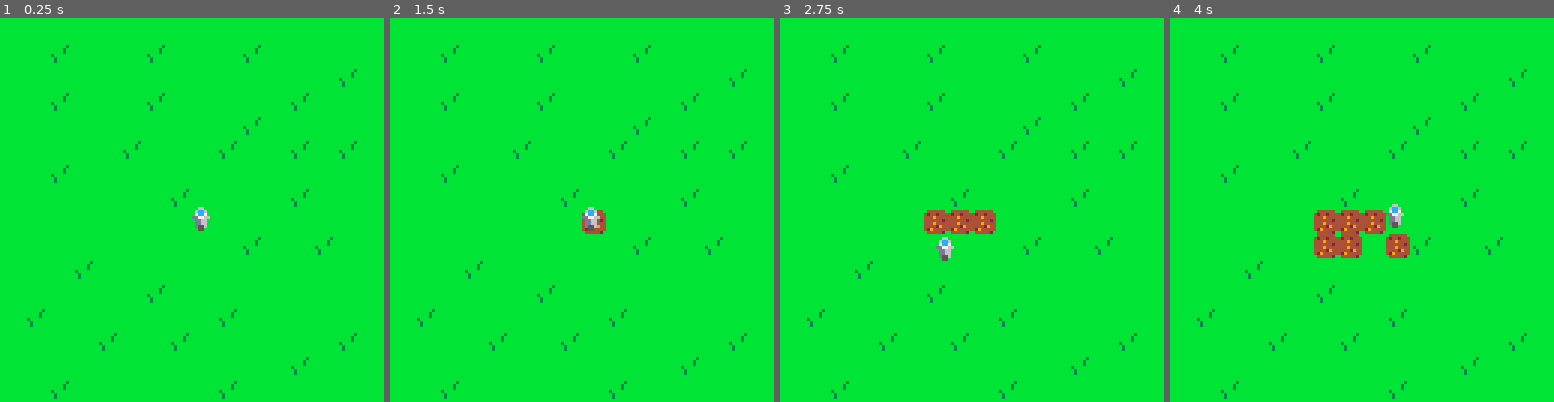
Above: before the commit, frames 1-4 (left to right).
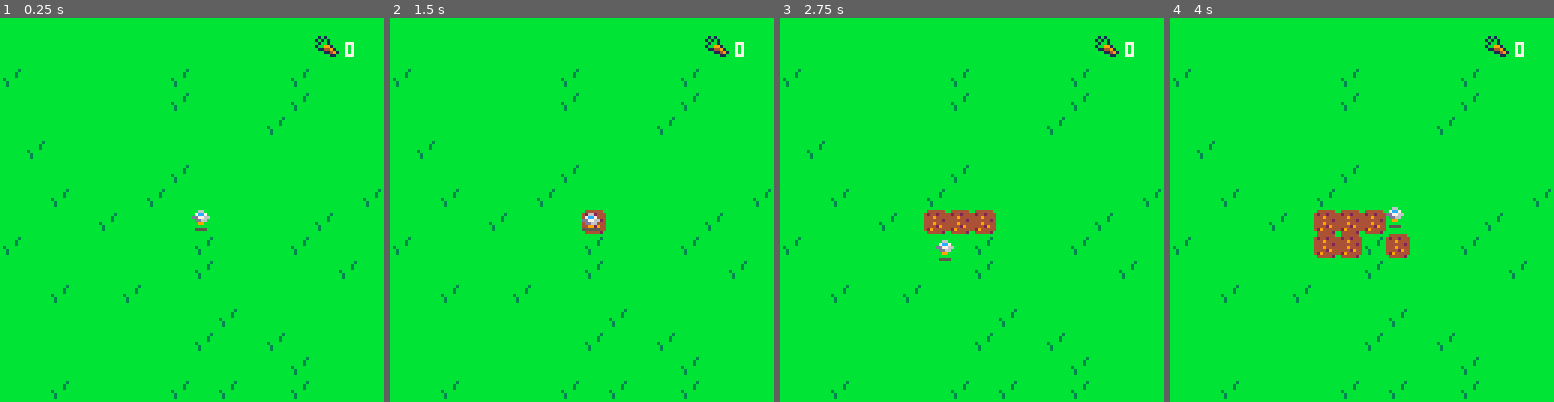
Above: after the commit, the same moments.

Repository: ritasker/SunDropHill
Game: PICO-8 cartridge sundrop_hill.p8
The game is run twice, just before and just after one commit, with the same random seed, the same clock (stepped at 60 frames per second) and the same inputs.
Inputs:
- Up to frame 1 (0.25 s): no input
- Up to frame 2 (1.5 s): tap O (Z key) at 0.33, 0.7, 1.43 s; tap X (X key) at 1.07 s
- Up to frame 3 (2.75 s): hold Left 1.97-2.37 s; tap X (X key) at 2.07, 2.4, 2.73 s; tap O (Z key) at 2.22 s; hold Down from 2.42 s (still down)
- Up to frame 4 (4 s): release Down at 2.82 s; hold Right 2.87-3.53 s; tap X (X key) at 3.07, 3.4, 3.73 s; tap O (Z key) at 3.1, 3.98 s; hold Up from 3.58 s (still down)

The runs differ from the first frame. In frame 1, 2.0% of the frame differs, in the area x 0-100%, y 4-100%; in frame 2, 2.0%; in frame 3, 2.0%; in frame 4, 2.0%.

Commit message:
Add harvesting of carrots and generate map

Diff:
--- a/entities/crops.lua
+++ b/entities/crops.lua
@@ -4,10 +4,6 @@
 end
 
 function ucrops()
-  if btn(❎) then
-    plant_seeds()
-  end
-
   grow_seeds()
   grow_crops()
 end
@@ -26,7 +22,8 @@
         x=s.x,
         y=s.y,
         tig=0,
-        si=300+rnd(300)
+        si=300+rnd(300),
+        grown=false
       })
       del(seeds, s)
     end
@@ -35,27 +32,13 @@
 
 function grow_crops()
   for c in all(crops) do
-    c.tig+=1
+    if c.grown==false then
+      c.tig+=1
 
-    if c.tig>c.si then
-      mset(c.x,c.y,5)
-      del(crops, c)
+      if c.tig>c.si then
+        mset(c.x,c.y,5)
+        c.grown=true
+      end
     end
   end
 end
-
-function plant_seeds()
-  local ptx=flr((plr.x+4)/8)
-  local pty=flr((plr.y+4)/8)
-  local pt=mget(ptx,pty)
-
-  if pt==0 or pt==1 or pt==2 then
-   mset(ptx,pty,3)
-   add(seeds,{
-    x=ptx,
-    y=pty,
-    tig=0,
-    si=300+rnd(300)
-  })
-  end
-end
--- /dev/null
+++ b/entities/map.lua
@@ -0,0 +1,14 @@
+function imap()
+    for x=0,128 do
+        for y=0,128 do
+            if rnd()<0.1 then
+                mset(x,y,1)
+            end
+        end
+    end
+end
+
+function dmap()
+    cls(11)
+    map()
+end
--- a/entities/player.lua
+++ b/entities/player.lua
@@ -2,7 +2,11 @@
 function iplr()
   plr={
     x=63,
-    y=63
+    y=63,
+    carrots=0,
+    sp=12,
+    ani_spd=1,
+    ani_tmr=0
   }
 end
 
@@ -16,8 +20,67 @@
   elseif btn(⬇️) then
     plr.y+=1
   end
+
+  if btn(❎) then
+    plant_seed()
+  end
+
+  if btn(🅾️) then
+    harvest()
+  end
+
+  if plr.ply_ani then
+    if plr.ani_tmr<plr.ani_spd then
+      plr.ani_tmr+=1
+    else
+      if plr.sp==12 then
+        plr.sp=13
+      else
+        plr.sp=12
+        plr.ply_ani=false
+      end
+      plr.ani_tmr=0
+    end
+  end
 end
 
 function dplr()
-  spr(12,plr.x,plr.y)
+  spr(plr.sp,plr.x,plr.y)
+  spr(18, 105, 6)
+  print(plr.carrots, 115, 8, 7)
 end
+
+function plant_seed()
+  local ptx=flr((plr.x+4)/8)
+  local pty=flr((plr.y+4)/8)
+
+  plr.ply_ani=true
+
+  if fget(mget(ptx, pty), 1) then
+    mset(ptx,pty,3)
+    add(seeds,{
+      x=ptx,
+      y=pty,
+      tig=0,
+      si=300+rnd(300)
+    })
+  end
+end
+
+function harvest()
+  local ptx=flr((plr.x+4)/8)
+  local pty=flr((plr.y+4)/8)
+
+  plr.ply_ani=true
+
+  if fget(mget(ptx, pty), 2) then
+    mset(ptx,pty,2)
+
+    for c in all(crops) do
+      if c.x==ptx and c.y==pty then
+        del(crops, c)
+        plr.carrots+=1
+      end
+    end
+  end
+end
--- a/sundrop_hill.p8
+++ b/sundrop_hill.p8
@@ -1,12 +1,15 @@
 pico-8 cartridge // http://www.pico-8.com
 version 42
 __lua__
+#include entities/map.lua
 #include entities/crops.lua
 #include entities/player.lua
 
+
 function _init()
- iplr()
- icrops()
+  imap()
+  iplr()
+  icrops()
 end
 
 function _update()
@@ -15,22 +18,21 @@
 end
 
 function _draw()
- cls(11)
- map()
+ dmap()
  dplr()
  dcrops()
 end
 
 
 __gfx__
-00000000000000000444444004444440044444400344343000000000000000000000000000000000000000000000000000066000000000000000000000000000
-000000000000003042442444424424444444244444344344000000000000000000000000000000000000000000000000006cc600000000000000000000000000
-007007000000030044444444444944442434434443433444000000000000000000000000000000000000000000000000007cc700000000000000000000000000
-0007700000000300444444244444442444433442444994440000000000000000000000000000000000000000000000000dd77660000000000000000000000000
-00077000030000004444444444494444442992444499994400000000000000000000000000000000000000000000000000dd6600000000000000000000000000
-00700700003000004444244444442944444224444299992400000000000000000000000000000000000000000000000000dd6600000000000000000000000000
-00000000003000004244444442944444444444444422224400000000000000000000000000000000000000000000000000d55600000000000000000000000000
-00000000000000000444442004444420042444400444444000000000000000000000000000000000000000000000000000055000000000000000000000000000
+00000000000000000444444004444440044444400344343000000000000000000000000000000000000000000000000000000000000000000000000000000000
+00000000000000304244244442442444444424444434434400000000000000000000000000000000000000000000000000066000000000000000000000000000
+007007000000030044444444444944442434434443433444000000000000000000000000000000000000000000000000007cc700000660000000000000000000
+0007700000000300444444244444442444433442444994440000000000000000000000000000000000000000000000000dd77660007cc7000000000000000000
+00077000030000004444444444494444442992444499994400000000000000000000000000000000000000000000000000dd66000dd776600000000000000000
+0070070000300000444424444444294444422444429999240000000000000000000000000000000000000000000000000009900000dd66000000000000000000
+00000000003000004244444442944444444444444422224400000000000000000000000000000000000000000000000000000000000990000000000000000000
+00000000000000000444442004444420042444400444444000000000000000000000000000000000000000000000000000555500055555500000000000000000
 00000000000000000101000000000000000000000000000000000000000000000000000000000000000000000000000000000000000000000000000000000000
 00000000000000001b1b100009a00000000000000000000000000000000000000000000000000000000000000000000000000000000000000000000000000000
 000000000000000001bb100009a00000000000000000000000000000000000000000000000000000000000000000000000000000000000000000000000000000
@@ -39,20 +41,23 @@
 000000000000000000011491009a0990000000000000000000000000000000000000000000000000000000000000000000000000000000000000000000000000
 000000000000000000000110009a0000000000000000000000000000000000000000000000000000000000000000000000000000000000000000000000000000
 00000000000000000000000000990000000000000000000000000000000000000000000000000000000000000000000000000000000000000000000000000000
+__gff__
+0202020000040000000000000000000000000000000000000000000000000000000000000000000000000000000000000000000000000000000000000000000000000000000000000000000000000000000000000000000000000000000000000000000000000000000000000000000000000000000000000000000000000000
+0000000000000000000000000000000000000000000000000000000000000000000000000000000000000000000000000000000000000000000000000000000000000000000000000000000000000000000000000000000000000000000000000000000000000000000000000000000000000000000000000000000000000000
 __map__
 0000000000000000000000000000000000000000000000000000000000000000000000000000000000000000000000000000000000000000000000000000000000000000000000000000000000000000000000000000000000000000000000000000000000000000000000000000000000000000000000000000000000000000
-0000010000000100000001000000000000000000000000000000000000000000000000000000000000000000000000000000000000000000000000000000000000000000000000000000000000000000000000000000000000000000000000000000000000000000000000000000000000000000000000000000000000000000
-0000000000000000000000000000010000000000000000000000000000000000000000000000000000000000000000000000000000000000000000000000000000000000000000000000000000000000000000000000000000000000000000000000000000000000000000000000000000000000000000000000000000000000
-0000010000000100000000000100000000000000000000000000000000000000000000000000000000000000000000000000000000000000000000000000000000000000000000000000000000000000000000000000000000000000000000000000000000000000000000000000000000000000000000000000000000000000
-0000000000000000000001000000000000000000000000000000000000000000000000000000000000000000000000000000000000000000000000000000000000000000000000000000000000000000000000000000000000000000000000000000000000000000000000000000000000000000000000000000000000000000
-0000000000010000000100000100010000000000000000000000000000000000000000000000000000000000000000000000000000000000000000000000000000000000000000000000000000000000000000000000000000000000000000000000000000000000000000000000000000000000000000000000000000000000
-0000010000000000000000000000000000000000000000000000000000000000000000000000000000000000000000000000000000000000000000000000000000000000000000000000000000000000000000000000000000000000000000000000000000000000000000000000000000000000000000000000000000000000
-0000000000000001000000000100000000000000000000000000000000000000000000000000000000000000000000000000000000000000000000000000000000000000000000000000000000000000000000000000000000000000000000000000000000000000000000000000000000000000000000000000000000000000
 0000000000000000000000000000000000000000000000000000000000000000000000000000000000000000000000000000000000000000000000000000000000000000000000000000000000000000000000000000000000000000000000000000000000000000000000000000000000000000000000000000000000000000
-0000000000000000000001000001000000000000000000000000000000000000000000000000000000000000000000000000000000000000000000000000000000000000000000000000000000000000000000000000000000000000000000000000000000000000000000000000000000000000000000000000000000000000
-0000000100000000000000000000000000000000000000000000000000000000000000000000000000000000000000000000000000000000000000000000000000000000000000000000000000000000000000000000000000000000000000000000000000000000000000000000000000000000000000000000000000000000
-0000000000000100000000000000000000000000000000000000000000000000000000000000000000000000000000000000000000000000000000000000000000000000000000000000000000000000000000000000000000000000000000000000000000000000000000000000000000000000000000000000000000000000
-0001000000000000000100000000000000000000000000000000000000000000000000000000000000000000000000000000000000000000000000000000000000000000000000000000000000000000000000000000000000000000000000000000000000000000000000000000000000000000000000000000000000000000
-0000000001000001000000000000010000000000000000000000000000000000000000000000000000000000000000000000000000000000000000000000000000000000000000000000000000000000000000000000000000000000000000000000000000000000000000000000000000000000000000000000000000000000
+0000000000000000000000000000000000000000000000000000000000000000000000000000000000000000000000000000000000000000000000000000000000000000000000000000000000000000000000000000000000000000000000000000000000000000000000000000000000000000000000000000000000000000
+0000000000000000000000000000000000000000000000000000000000000000000000000000000000000000000000000000000000000000000000000000000000000000000000000000000000000000000000000000000000000000000000000000000000000000000000000000000000000000000000000000000000000000
+0000000000000000000000000000000000000000000000000000000000000000000000000000000000000000000000000000000000000000000000000000000000000000000000000000000000000000000000000000000000000000000000000000000000000000000000000000000000000000000000000000000000000000
+0000000000000000000000000000000000000000000000000000000000000000000000000000000000000000000000000000000000000000000000000000000000000000000000000000000000000000000000000000000000000000000000000000000000000000000000000000000000000000000000000000000000000000
+0000000000000000000000000000000000000000000000000000000000000000000000000000000000000000000000000000000000000000000000000000000000000000000000000000000000000000000000000000000000000000000000000000000000000000000000000000000000000000000000000000000000000000
+0000000000000000000000000000000000000000000000000000000000000000000000000000000000000000000000000000000000000000000000000000000000000000000000000000000000000000000000000000000000000000000000000000000000000000000000000000000000000000000000000000000000000000
+0000000000000000000000000000000000000000000000000000000000000000000000000000000000000000000000000000000000000000000000000000000000000000000000000000000000000000000000000000000000000000000000000000000000000000000000000000000000000000000000000000000000000000
+0000000000000000000000000000000000000000000000000000000000000000000000000000000000000000000000000000000000000000000000000000000000000000000000000000000000000000000000000000000000000000000000000000000000000000000000000000000000000000000000000000000000000000
+0000000000000000000000000000000000000000000000000000000000000000000000000000000000000000000000000000000000000000000000000000000000000000000000000000000000000000000000000000000000000000000000000000000000000000000000000000000000000000000000000000000000000000
+0000000000000000000000000000000000000000000000000000000000000000000000000000000000000000000000000000000000000000000000000000000000000000000000000000000000000000000000000000000000000000000000000000000000000000000000000000000000000000000000000000000000000000
+0000000000000000000000000000000000000000000000000000000000000000000000000000000000000000000000000000000000000000000000000000000000000000000000000000000000000000000000000000000000000000000000000000000000000000000000000000000000000000000000000000000000000000
+0000000000000000000000000000000000000000000000000000000000000000000000000000000000000000000000000000000000000000000000000000000000000000000000000000000000000000000000000000000000000000000000000000000000000000000000000000000000000000000000000000000000000000
 0000000000000000000000000100000000000000000000000000000000000000000000000000000000000000000000000000000000000000000000000000000000000000000000000000000000000000000000000000000000000000000000000000000000000000000000000000000000000000000000000000000000000000
 0000010000000000000100000000000000000000000000000000000000000000000000000000000000000000000000000000000000000000000000000000000000000000000000000000000000000000000000000000000000000000000000000000000000000000000000000000000000000000000000000000000000000000
